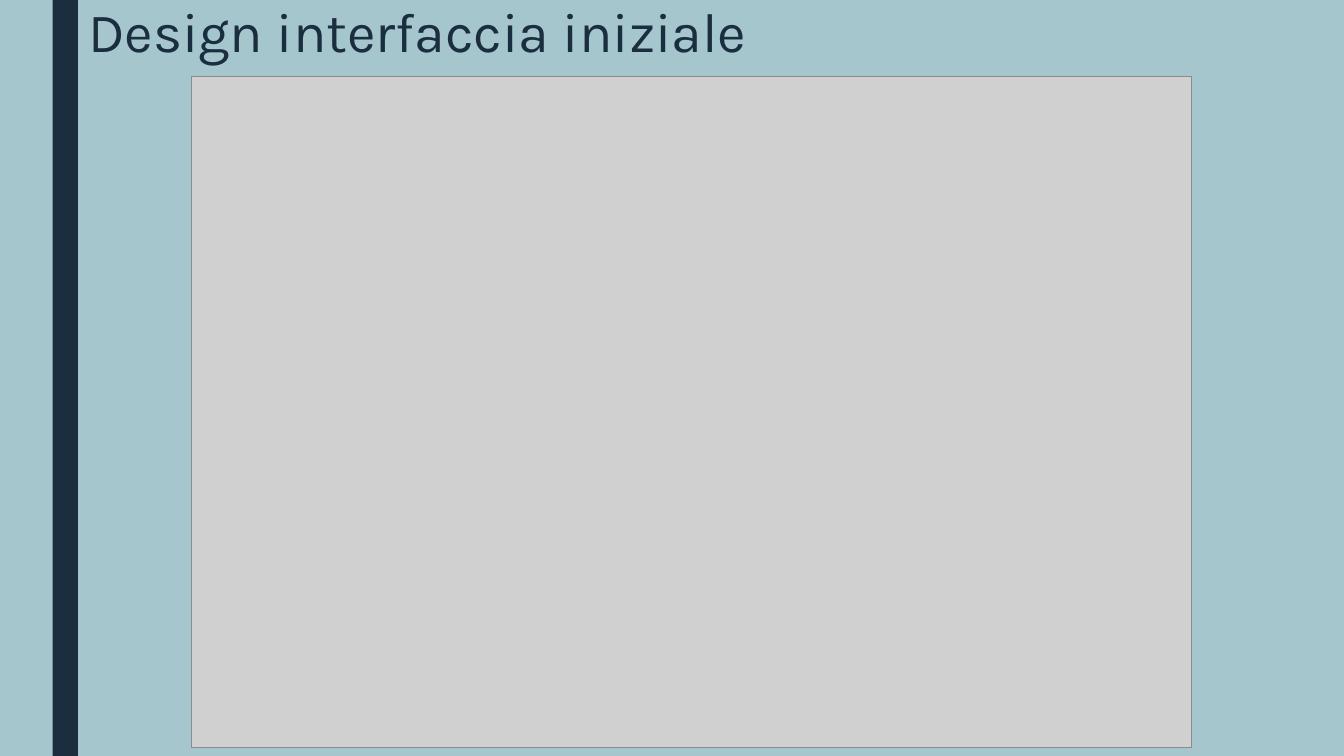
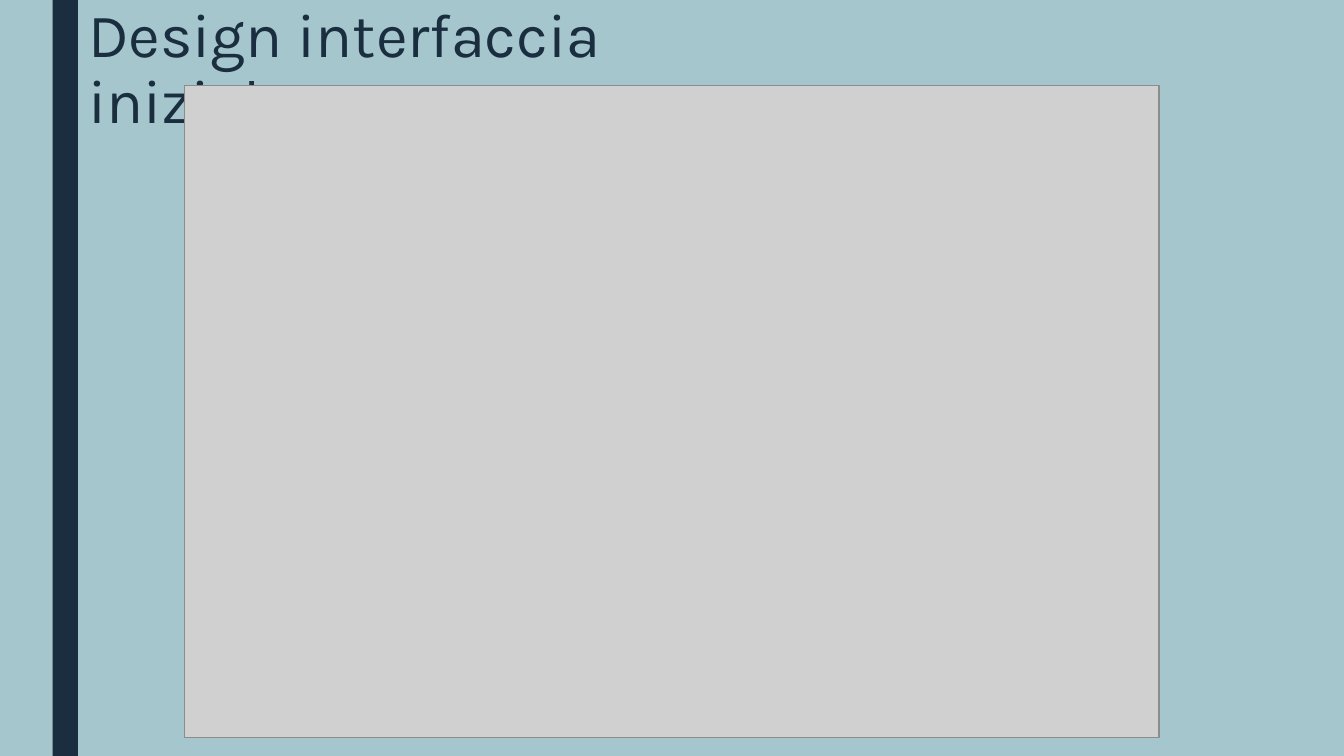
Before and after one commit to ChristianMongaSAMT/Wordcloud-generator, a slide deck: slide 8 of 9_Presentazione/Wordcloud generator.pptx. Drawn at 1344x756 pixels with LibreOffice and Linux fonts; fonts in the diff are those of the drawing; grey boxes stand for pictures. Boxes give left, top, right and bottom in pixels: in the first picture for what was removed or moved away, otherwise in the second. Text is boxed around its words. In the diff, an @@ line names an element or a change of style, - is before the commit and + after.

```diff
--- a/9_Presentazione/Wordcloud generator.pptx
+++ b/9_Presentazione/Wordcloud generator.pptx
@@ title "Design interfaccia iniziale" at bbox=[88, 14, 600, 138]: size 39.6 to 44 pt @@
@@ picture: place and size @@
-picture at bbox=[192, 77, 1192, 747]
+picture at bbox=[185, 85, 1158, 738]
```
Also in this commit, not shown: 11 other slides changed, 1 slide added, 1 other file.
